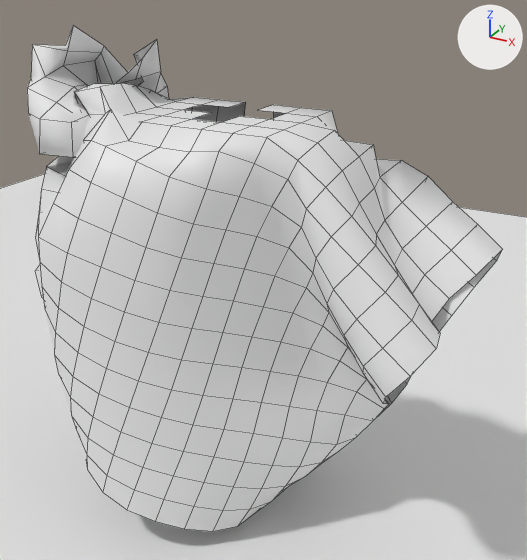
Renders of the Blender file tools/garment/daraa_source_daraa_lod1.blend from each side of a commit.
Both versions are drawn from a camera (50 mm lens) standing at (0.906, -1.463, 1.431) and looking at (0.075, 0.048, 0.676). The axes (+X, +Y, +Z) are drawn at upper right. The lights are the same throughout. The first picture is the older version. Both versions are drawn at full value of the shape key 'GatherL' of 'Daraa'; the numbers are the values there. Mesh edges are drawn as thin lines.

The first picture shows 'Daraa', 'proxy_ground'.
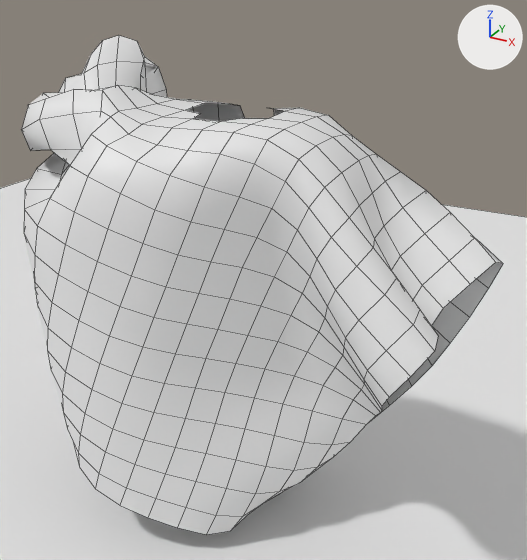
What differs and where, as boxes (x1, y1, x2, y2) in the pictures (527 x 560 px):
'Daraa', reshaped
    before: (27, 26, 502, 532)
    after: (21, 35, 503, 535)

Diff of the bpy script that builds the scene:
```diff
--- a/tools/garment/daraa_source_daraa_lod1.blend.py
+++ b/tools/garment/daraa_source_daraa_lod1.blend.py
@@ me_daraa @@
 # used by ob_daraa; location = (0.0, 0.0, 0.0)
-me_daraa.from_pydata(...)  # 620 vertices, 564 faces; spans x -0.616..0.644, y -0.385..0.359, z 0.023..1.291
+me_daraa.from_pydata(...)  # 620 vertices, 564 faces; spans x -0.621..0.651, y -0.368..0.346, z 0.025..1.253
+# me_daraa part 1: 620 of 620 vertices moved; they spanned x -0.616..0.644, y -0.385..0.359, z 0.023..1.291 and now span x -0.621..0.651, y -0.368..0.346, z 0.025..1.253; mean shift (-0.007, -0.005, -0.004)
```
